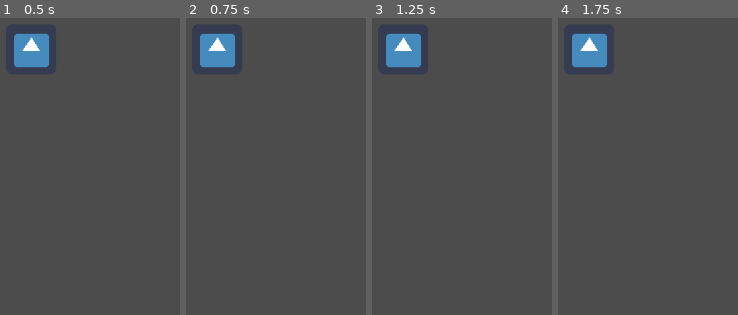
Above: before the commit, frames 1-4 (left to right).
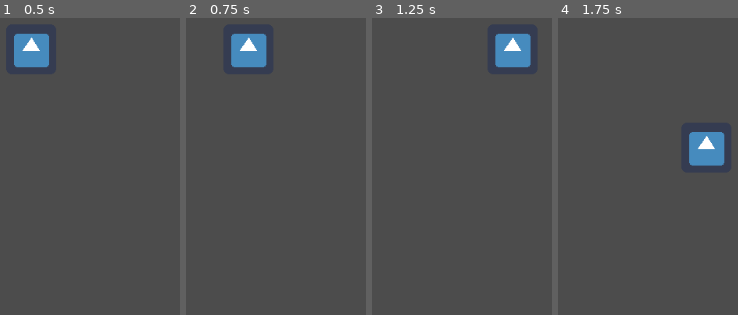
Above: after the commit, the same moments.

Repository: mati22124/testtt
Game: Godot game, scene res://Main Scene.tscn
Two runs of this game, one before a commit and one after it. Both use one fixed random seed, a clock stepped at 60 frames per second and the inputs below. The engine's default icon, where the game draws it, is replaced by a stand-in: a white triangle on a blue panel in a dark square.
Inputs:
- Up to frame 1 (0.5 s): no input
- Up to frame 2 (0.75 s): tap Enter at 0.5 s; hold Right (move_right) from 0.53 s (still down)
- Up to frame 3 (1.25 s): keep holding Right (move_right)
- Up to frame 4 (1.75 s): release Right (move_right) at 1.28 s; hold Down (move_down) from 1.28 s (still down)

Frame 1 is identical in both runs. In frame 2, 4.1% of the frame differs, in the area x 7-45%, y 5-17%; in frame 3, 4.6%, in the area x 7-89%, y 5-17%; in frame 4, 4.5%.
Error before the commit: Parse Error: Unexpected token: Built-In Func: (res://player.gd:1)

Commit message:
Mayank gained brain cells

Diff:
--- a/Main Scene.tscn
+++ b/Main Scene.tscn
@@ -4,5 +4,5 @@
 
 [node name="Main Scene" type="Node2D"]
 
-[node name="player" parent="." instance=ExtResource( 1 )]
+[node name="player1" parent="." instance=ExtResource( 1 )]
 position = Vector2( 406, 204 )
--- /dev/null
+++ b/PLayer2.tscn
@@ -0,0 +1,19 @@
+[gd_scene load_steps=4 format=2]
+
+[ext_resource path="res://icon.png" type="Texture" id=1]
+[ext_resource path="res://PLayer2.gd" type="Script" id=2]
+
+[sub_resource type="RectangleShape2D" id=1]
+extents = Vector2( 30.5, 31.5 )
+
+[node name="PLayer2" type="KinematicBody2D"]
+position = Vector2( 203, 108 )
+script = ExtResource( 2 )
+
+[node name="CollisionShape2D" type="CollisionShape2D" parent="."]
+position = Vector2( -126.5, 20.5 )
+shape = SubResource( 1 )
+
+[node name="Icon" type="Sprite" parent="."]
+position = Vector2( -127, 20 )
+texture = ExtResource( 1 )
--- a/player.gd
+++ b/player.gd
@@ -1,9 +1,9 @@
-print("Test push")
 extends KinematicBody2D
 
 var score : int = 0
 var pushtest : int = 1
 var speed : int = 200
+var speedy : int = 20
 var jumpForce : int = 600
 var gravity : int = 800
 var vel : Vector2 = Vector2()
@@ -15,4 +15,8 @@
 		vel.x -= speed
 	if Input.is_action_pressed("move_right"):
 		vel.x += speed
+	if Input.is_action_pressed("move_up"):
+		vel.y -= speedy
+	if Input.is_action_pressed("move_down"):
+		vel.y += speedy
 	vel = move_and_slide(vel, Vector2.UP)
--- a/player.tscn
+++ b/player.tscn
@@ -4,9 +4,9 @@
 [ext_resource path="res://player.gd" type="Script" id=2]
 
 [sub_resource type="RectangleShape2D" id=1]
-extents = Vector2( 31, 30.5 )
+extents = Vector2( 31, 30.75 )
 
-[node name="player" type="KinematicBody2D"]
+[node name="player1" type="KinematicBody2D"]
 script = ExtResource( 2 )
 
 [node name="Icon" type="Sprite" parent="."]
@@ -14,5 +14,5 @@
 texture = ExtResource( 1 )
 
 [node name="CollisionShape2D" type="CollisionShape2D" parent="."]
-position = Vector2( -1, 1 )
+position = Vector2( -1, 0 )
 shape = SubResource( 1 )
Empty file added: PLayer2.gd
